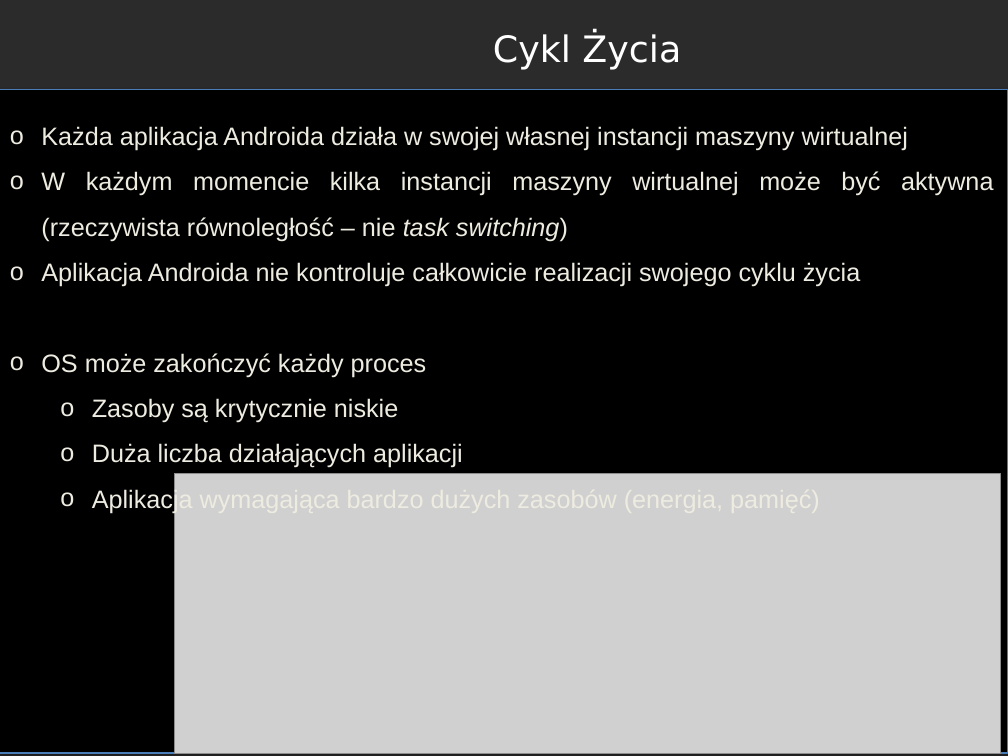
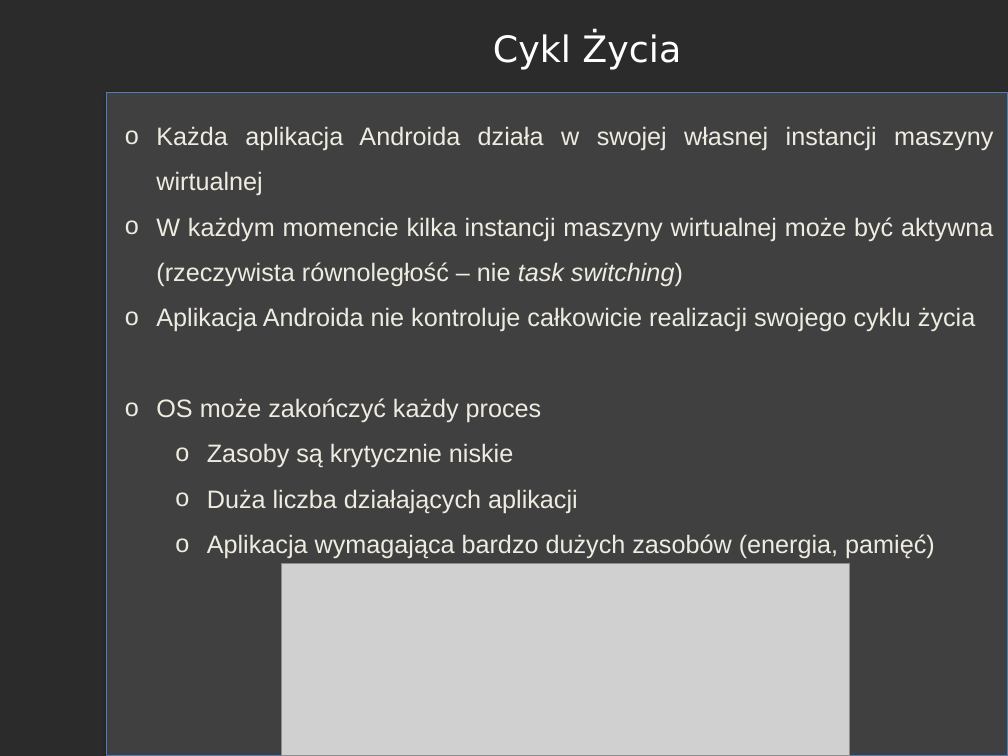
Before and after one commit to RafLew84/PUM, a slide deck: slide 11 of 2023-2024/Wyk/Wyklad1.pptx (slide 9 before the commit). Drawn at 1008x756 pixels with LibreOffice and Linux fonts; fonts in the diff are those of the drawing; grey boxes stand for pictures; background and template pictures are left out; a plain dark background stands for a picture behind light text. Boxes give left, top, right and bottom in pixels: in the first picture for what was removed or moved away, otherwise in the second. Text is boxed around its words. In the diff, an @@ line names an element or a change of style, - is before the commit and + after.

```diff
--- a/2023-2024/Wyk/Wyklad1.pptx
+++ b/2023-2024/Wyk/Wyklad1.pptx
@@ rectangle: place and size @@
-rectangle at (0, 90, 1008, 753)
+rectangle at (107, 93, 1008, 756)
@@ rectangle at (107, 93, 1008, 756): fill #000000 to #404040 @@
@@ text "Każda aplikacja Androida działa w ..." rewrapped from (41, 126, 993, 513) to (156, 126, 993, 558) @@
@@ picture: place and size @@
-picture at (174, 474, 1001, 753)
+picture at (282, 563, 850, 756)
```
Also in this commit, not shown: 14 other slides changed, 7 slides added, 6 slides removed.
